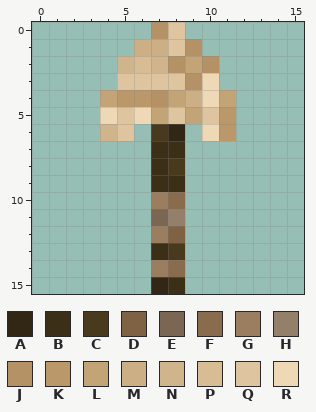
Two versions of one pixel-art sprite, nc_woodwork_tool_spade.png. Above is the file before it was changed.
The file is 16x16 pixels. Colours within 5 levels of each other are drawn and written as one.
Palette (. is transparent): A #322714  B #3c2f18  C #49391d  D #7f6244  E #7a6652  F #896c4e  G #9b7d60  H #937f6a  J #b59265  K #ba986a  L #c2a477  M #cdaf85  N #d0b48b  P #d7bc94  Q #dfc59f  R #eed8b5
Pixels before, first column x 4:
 0 ...JQ...
 1 ..MMQJ..
 2 .NPNJLJ.
 3 .QQQQJR.
 4 LKKJLMRL
 5 RQRLQLQK
 6 NQ.CA.RK
 7 ...BB...
 8 ...BC...
 9 ...BB...
10 ...GF...
11 ...EH...
12 ...GD...
13 ...BC...
14 ...GF...
15 ...AB...
After:
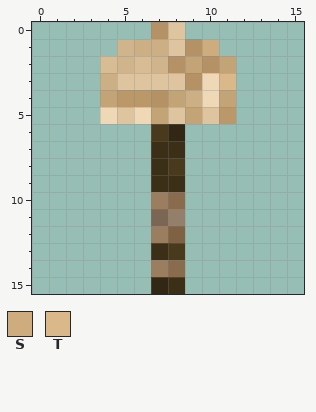
Colours new in this view: S #ceac7d  T #dab889
Author's note on the commit: Improve Tool Consistency, RESHAVED
The exact change:
Colour L now appears in row 2 at x 11.
Colour M now appears in row 3 at x 4.
Colour N now appears in row 1 at x 5.
Colour P now appears in row 2 at x 4.
Colour S now appears in row 1 at x 10.
Colour T now appears in row 3 at x 11.
Colour K is removed in row 6 at x 11.
Colour N is removed in row 6 at x 4.
Colour Q is removed in row 6 at x 5.
Colour R is removed in row 6 at x 10.
Changed places in both pictures, as pixel boxes (x1, y1, x2, y2):
changed: (100, 39, 134, 141)
changed: (202, 39, 236, 141)
